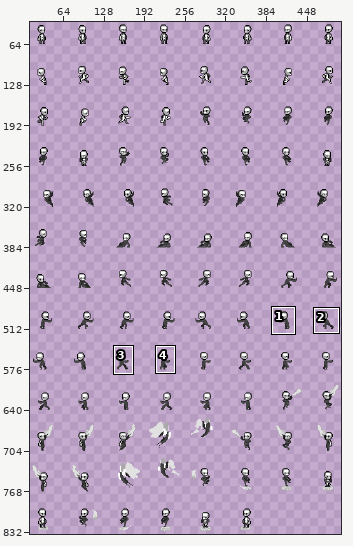
Two versions of one sprite sheet, characters/player/sprites/body/body_001.png. Above, an overview of the earlier version with the close-up marked.
Close-up. Before the commit:
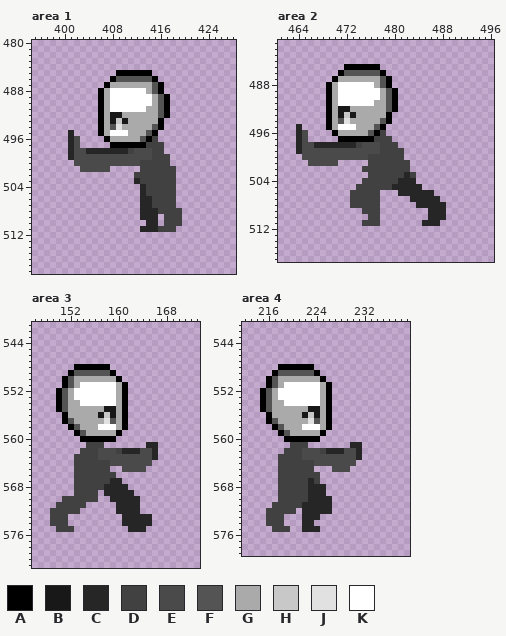
The file is 512x896 pixels. Colours within 5 levels of each other are drawn and written as one. Shown: area 1: x 395..428, y 480..518; area 2: x 461..496, y 481..517; area 3: x 146..173, y 541..581; area 4: x 212..239, y 541..579. The wide view leaves out empty margins. The commit also changed other parts of the picture, which this record leaves out.
Palette (. is transparent): A #000000  B #181818  C #262626  D #414141  E #4a4a4a  F #545454  G #aaaaaa  H #c8c8c8  J #e1e1e1  K #ffffff
Pixels before, area 1, first column x 401:
485 ........AAAAAA.....
486 .......AFFFFFFA....
487 ......AGGGGGGGFA...
488 .....AGKKKKKKGFA...
489 .....AGKKKKKKKGFA..
490 .....AGKKKKKKKGFA..
491 .....AGKKKKKKGGFA..
492 .....AGBBGGGGGGFA..
493 .....AGBHBGGGGGA...
494 .....AGFJGGGGGFA...
495 C....AGKKKGGGFA....
496 CE....AGGGGGFAD....
497 CE.....AAAAAADDD...
498 CEECCCCCCCDEEEDD...
499 CEEEEEEEEEEEEEDDD..
500 .EEEEEEEEEEEDDDDD..
501 ..EEEEE.....DDDDDD.
502 ...........DDDDDDD.
503 ...........CDDDDDD.
504 ............CDDDDD.
505 ............CDDDDD.
506 ............CCDDDD.
507 ............CCDDDD.
508 ............CCCDDDD
509 ............CCC.DDD
510 .............CC.DDD
511 ............CCCDDD.
Pixels before, area 2, first column x 464:
485 ........AAAAAA...........
486 .......AFFFFFFA..........
487 ......AGGGGGGGFA.........
488 .....AGKKKKKKGFA.........
489 .....AGKKKKKKKGFA........
490 .....AGKKKKKKKGFA........
491 .....AGKKKKKKGGFA........
492 .....AGBBGGGGGGFA........
493 .....AGBHBGGGGGA.........
494 .....AGFJGGGGGFA.........
495 C....AGKKKGGGFA..........
496 CE....AGGGGGFAD..........
497 CE.....AAAAAADDD.........
498 CEECCCCCCCDEEEDDD........
499 CEEEEEEEEEEEEEDDDD.......
500 .EEEEEEEEEEEDDDDDD.......
501 ..EEEEE.....DDDDDDD......
502 ...........DDDDDDDD......
503 ............DDDDDDCD.....
504 ...........DDDDDDCCC.....
505 ..........DDDDDDCCCCC....
506 .........DDDDD...CCCCCC..
507 .........DDDDD.....CCCCC.
508 .........DDDDD......CCCCC
509 ...........DDD........CCC
510 ............DD........CCC
511 ...........DDD.......CCC.
Pixels before, area 3, first column x 149:
548 ....AAAAAA........
549 ...AFFFFFFA.......
550 ..AFGGGGGGGA......
551 ..AFGKKKKKKGA.....
552 .AFGKKKKKKKGA.....
553 .AFGKKKKKKKGA.....
554 .AFGGKKKKKKGA.....
555 .AFGGGGGGBBGA.....
556 ..AGGGGGBHBGA.....
557 ..AFGGGGGJFGA.....
558 ...AFGGGKKKGA.....
559 ....AFGGGGGA......
560 .....AAAAAA.......
561 ......DDD.......CC
562 .....DDDEEEDCCCEEC
563 ....DDDDEEEEEEEEEC
564 ....DDDDDDEEEEEEE.
565 ....DDDDDD..EEEE..
566 ....DDDDDDD.......
567 ....DDDDDDCC......
568 ....DDDDDCCCC.....
569 ....DDDD.CCCCC....
570 ..DDDDDD..CCCCC...
571 .DDDDD.....CCCC...
572 DDDDD......CCCC...
573 DDD.........CCCCC.
574 DDD.........CCCCC.
575 .DDD.........CCC..
Pixels before, area 4, first column x 215:
548 ...AAAAAA........
549 ..AFFFFFFA.......
550 .AFGGGGGGGA......
551 .AFGKKKKKKGA.....
552 AFGKKKKKKKGA.....
553 AFGKKKKKKKGA.....
554 AFGGKKKKKKGA.....
555 AFGGGGGGBBGA.....
556 .AGGGGGBHBGA.....
557 .AFGGGGGJFGA.....
558 ..AFGGGKKKGA.....
559 ...AFGGGGGA......
560 ....AAAAAA.......
561 .....DDD.......CC
562 ....DDDEEEDCCCEEC
563 ...DDDDEEEEEEEEEC
564 ...DDDDDDEEEEEEE.
565 ...DDDDDD...EEE..
566 ...DDDDDDD.......
567 ...DDDDDCD.......
568 ...DDDDDCCC......
569 ...DDDDDCCC......
570 ...DDDDDCCCC.....
571 ..DDDDDCCCCC.....
572 .DDDDD.CCCCC.....
573 .DDD...CCC.......
574 .DDD...CC........
575 ..DDD..CCC.......
New version:
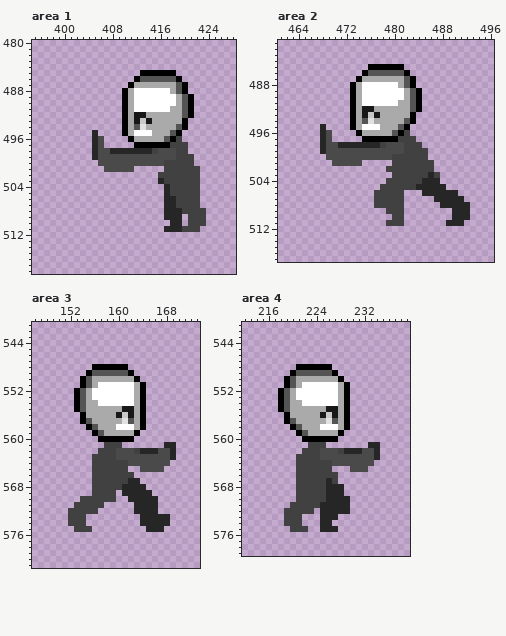
Changes in this commit:
Changed rows in their new state; - is an unchanged pixel.
Area 1:
first column x 401:
485 --------....--AAAA-----
486 -------....A--FFFFA----
487 ------....A---GGGGFA---
488 -----....AG--KKKKGFA---
489 -----....AG---KKKKGFA--
490 -----....AG---KKKKGFA--
491 -----....AG--KKKKGGFA--
492 -----....A-BB--GGGGFA--
493 -----....A-BHB-GGGGA---
494 -----....A-FJ-GGGGFA---
495 .---C....A-KKKGGGFA----
496 ..--CE....A-GGGGFAD----
497 ..--CE-....--AAAADDD---
498 ....-EE---CCCC-EEEDD---
499 ....C---------EEEEDDD--
500 -....-------EEEE-DDDD--
501 --....-EEEE-....--DDDD-
502 -----------....---DDDD-
503 -----------....C--DDDD-
504 ------------....C-DDDD-
505 ------------....C-DDDD-
506 ------------....CCDDDD-
507 ------------....CCDDDD-
508 ------------....CCCDDDD
509 ------------...-CCC-DDD
510 -------------..-.CC-DDD
511 ------------....CCCDDD-
Area 2:
first column x 464:
485 --------....--AAAA-----------
486 -------....A--FFFFA----------
487 ------....A---GGGGFA---------
488 -----....AG--KKKKGFA---------
489 -----....AG---KKKKGFA--------
490 -----....AG---KKKKGFA--------
491 -----....AG--KKKKGGFA--------
492 -----....A-BB--GGGGFA--------
493 -----....A-BHB-GGGGA---------
494 -----....A-FJ-GGGGFA---------
495 .---C....A-KKKGGGFA----------
496 ..--CE....A-GGGGFAD----------
497 ..--CE-....--AAAADDD---------
498 ....-EE---CCCC-EEEDDD--------
499 ....C---------EEEEDDDD-------
500 -....-------EEEE--DDDD-------
501 --....-EEEE-....---DDDD------
502 -----------....----DDDD------
503 ------------....--D-DDCD-----
504 -----------....--DDDDCCC-----
505 ----------....--DDDD-CCCC----
506 ---------....-DDDD...--CCCC--
507 ---------....-DDDD-....-CCCC-
508 ---------....-DDDD--....-CCCC
509 -----------...-DDD----...-CCC
510 ------------..--DD----...-CCC
511 -----------...-DDD---...-CCC-
Area 3:
first column x 149:
548 ----...---AAA--------
549 ---...A---FFFA-------
550 --...AF----GGGA------
551 --...AFG---KKKGA-----
552 -...AFG----KKKGA-----
553 -...AFG----KKKGA-----
554 -...AFGG---KKKGA-----
555 -...AF---GG-BBGA-----
556 --...A--GGGBHBGA-----
557 --...AF--GG-JFGA-----
558 ---...AFGGGKKKGA-----
559 ----...AF--GGGA------
560 -----...---AAA-------
561 ------...DDD----..-CC
562 -----...DDDEEEDCC-EEC
563 ----...-DDD------EEEC
564 ----...---DDD----EEE-
565 ----...---DDD..-EEE--
566 ----...----DDD-------
567 ----...---DDDCC------
568 ----...--DDD-CCC-----
569 ----...-DDD.--CCC----
570 --...---DDD..--CCC---
571 -...--DDD--...-CCC---
572 ...--DDD---...-CCC---
573 ...DDD------...--CCC-
574 ...DDD------...--CCC-
575 -...DDD------...CCC--
Area 4:
first column x 215:
548 ---...---AAA--------
549 --...A---FFFA-------
550 -...AF----GGGA------
551 -...AFG---KKKGA-----
552 ...AFG----KKKGA-----
553 ...AFG----KKKGA-----
554 ...AFGG---KKKGA-----
555 ...AF---GG-BBGA-----
556 -...A--GGGBHBGA-----
557 -...AF--GG-JFGA-----
558 --...AFGGGKKKGA-----
559 ---...AF--GGGA------
560 ----...---AAA-------
561 -----...DDD----..-CC
562 ----...DDDEEEDCC-EEC
563 ---...-DDD------EEEC
564 ---...---DDD----EEE-
565 ---...---DDD...EEE--
566 ---...----DDD-------
567 ---...--D-DCD-------
568 ---...--DDDCCC------
569 ---...--DDDCCC------
570 ---...--DDD-CCC-----
571 --...--DDD--CCC-----
572 -...--DDD.--CCC-----
573 -...DDD...CCC-------
574 -...DDD..-CC--------
575 --...DDD..CCC-------
